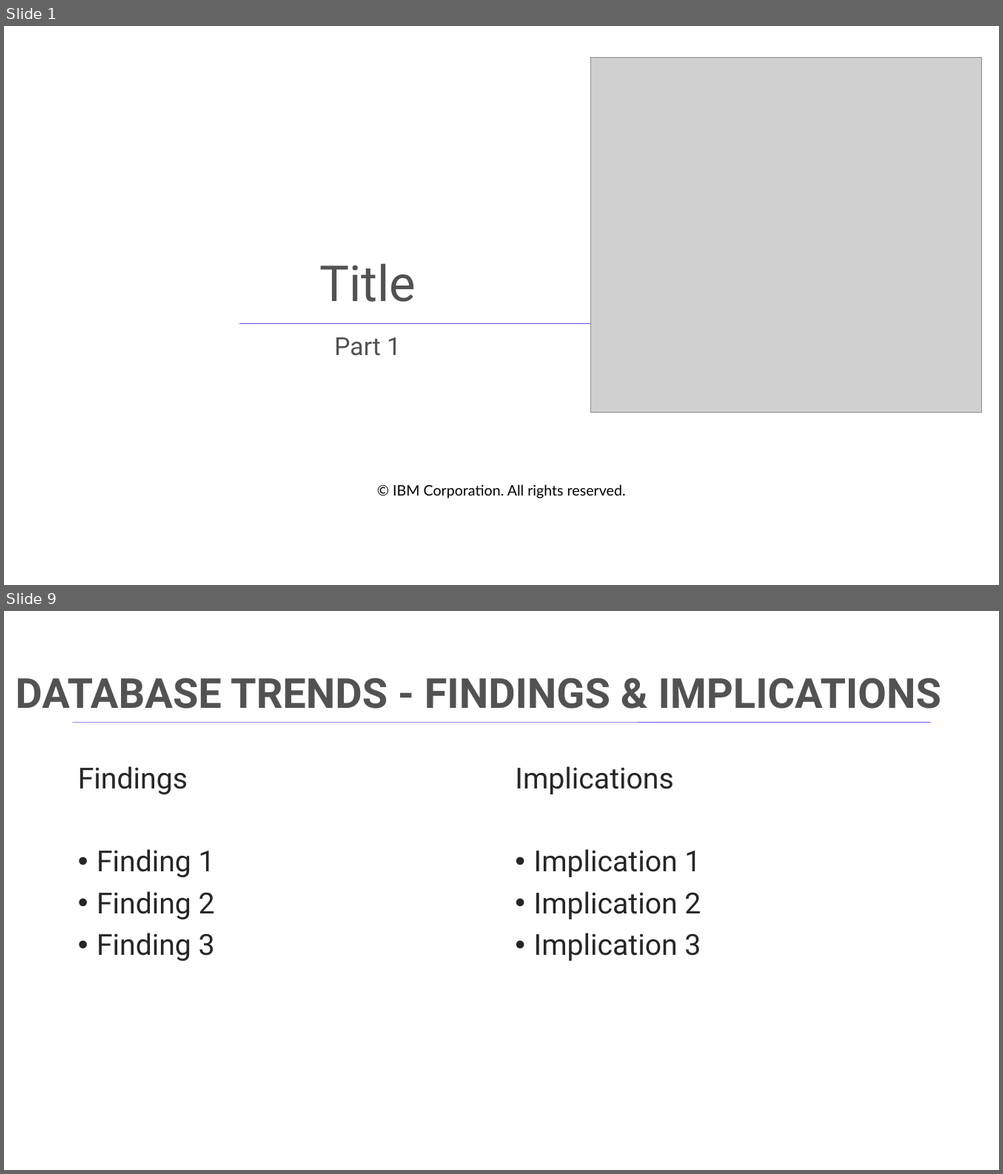
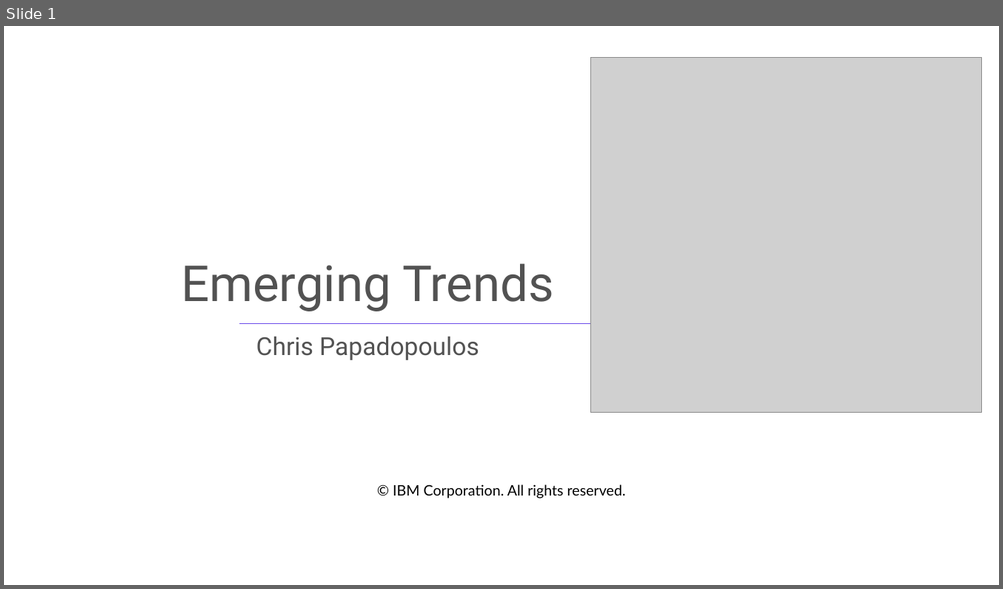
Before and after one commit to popsyacp/IBM-Capstone, a slide deck: M6Capstone-presentation.pptx. Shown one above the other, each under a label of ours: slides 1 and 9 before the commit, slide 1 after it; the slides between them are not shown. The pictures are 1003x1174 and 1003x589 pixels, drawn with LibreOffice and Linux fonts; fonts in the diff are those of the drawing; grey boxes stand for pictures; background and template pictures are left out. Boxes give left, top, right and bottom in pixels: in the first picture for what was removed or moved away, otherwise in the second. Text is boxed around its words. In the diff, an @@ line names an element or a change of style, - is before the commit and + after.

```diff
--- a/M6Capstone-presentation.pptx
+++ b/M6Capstone-presentation.pptx
@@ slide 9 removed at (x1=4, y1=611, x2=999, y2=1170), background #FFFFFF @@
@@ title removed at (x1=15, y1=678, x2=941, y2=709) @@
-DATABASE TRENDS - FINDINGS & IMPLICATIONS
@@ line removed from (73, 722) to (930, 722) @@
@@ text removed at (x1=78, y1=766, x2=215, y2=961) @@
-Findings
-• Finding 1
-• Finding 2
-• Finding 3
@@ text removed at (x1=515, y1=766, x2=700, y2=961) @@
-Implications
-• Implication 1
-• Implication 2
-• Implication 3
@@ slide 1 changed as well @@
@@ title at (x1=181, y1=264, x2=554, y2=312): text changed @@
-Title
+Emerging Trends
@@ subtitle at (x1=256, y1=337, x2=479, y2=360): text changed @@
-Part 1
+Chris Papadopoulos
```
Also in this commit, not shown: 7 other slides changed, 11 slides added, 10 other slides removed.
